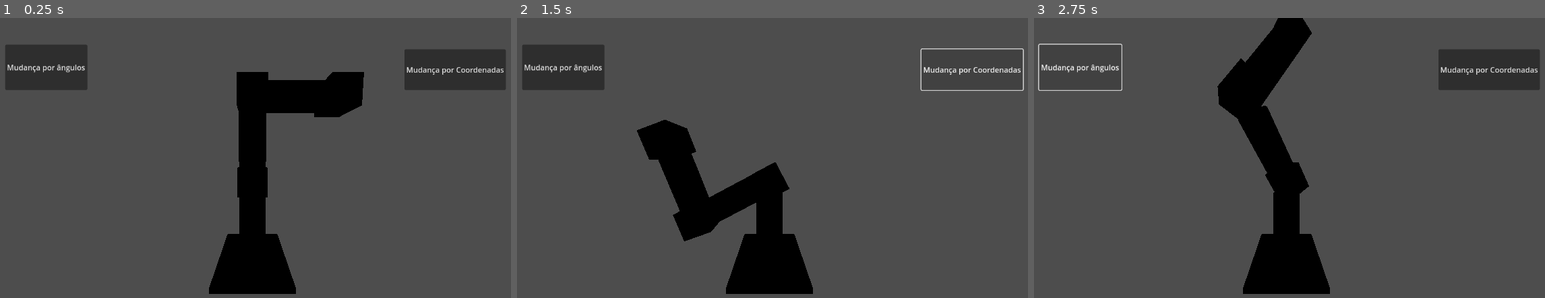
Above: before the commit, frames 1-3 (left to right).
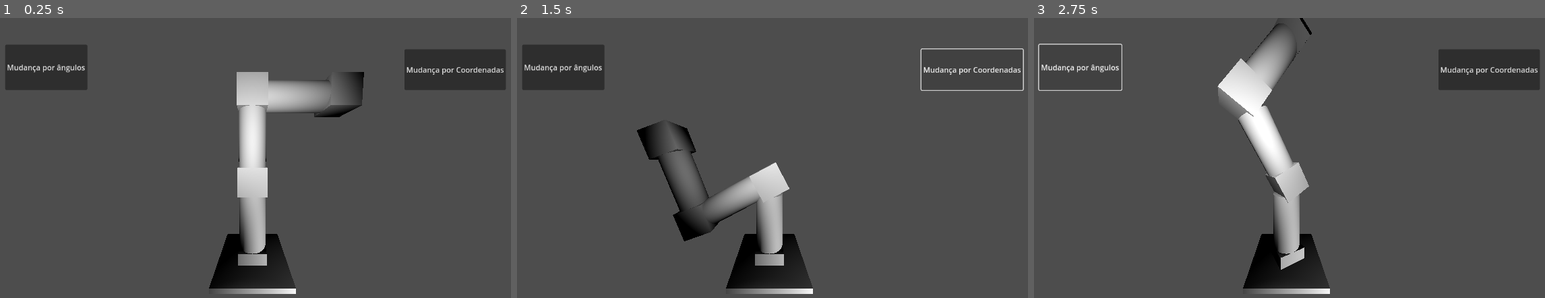
Above: after the commit, the same moments.

Repository: HallZero/Digital_Robot
Game: Godot game, scene res://3D/bancada.tscn
Same seed, same stepped clock (60 frames per second), same inputs: the game is played once before the commit and once after it.
Inputs:
- Up to frame 1 (0.25 s): no input
- Up to frame 2 (1.5 s): click "Mudança por ângulos" at 0.5 s; click "Mudança por Coordenadas" at 1.25 s
- Up to frame 3 (2.75 s): click "Mudança por ângulos" at 2 s

The runs differ from the first frame. In frame 1, 7.2% of the frame differs, in the area x 40-72%, y 19-99%; in frame 2, 6.2%; in frame 3, 7.4%, in the area x 35-58%, y 0-99%.
Error in both runs: Invalid access to property or key 'x' on a base object of type 'Nil'. (res://3D/bancada.gd:48)

Commit message:
add light source

Diff:
--- a/godot/3D/bancada.tscn
+++ b/godot/3D/bancada.tscn
@@ -53,6 +53,22 @@
 offset_bottom = 154.0
 text = "Mudança por Coordenadas"
 
+[node name="OmniLight3D" type="OmniLight3D" parent="."]
+transform = Transform3D(1, 0, 0, 0, 1, 0, 0, 0, 1, 0, 4.43602, 3.32071)
+light_energy = 9.943
+
+[node name="OmniLight3D2" type="OmniLight3D" parent="."]
+transform = Transform3D(1, 0, 0, 0, 1, 0, 0, 0, 1, 2.71049, 0.127084, 2.89481)
+light_energy = 9.943
+
+[node name="OmniLight3D3" type="OmniLight3D" parent="."]
+transform = Transform3D(1, 0, 0, 0, 1, 0, 0, 0, 1, -3.68769, -1.80461, -8.58612)
+light_energy = 9.943
+
+[node name="OmniLight3D4" type="OmniLight3D" parent="."]
+transform = Transform3D(1, 0, 0, 0, 1, 0, 0, 0, 1, -7.84167, -8.78763, -36.6134)
+light_energy = 9.943
+
 [connection signal="request_completed" from="HTTPRequest" to="." method="_on_http_request_request_completed"]
 [connection signal="pressed" from="Forward_Kinematics" to="." method="_on_button_pressed"]
 [connection signal="pressed" from="Inverse_Kinematics" to="." method="_on_inverse_kinematics_pressed"]
